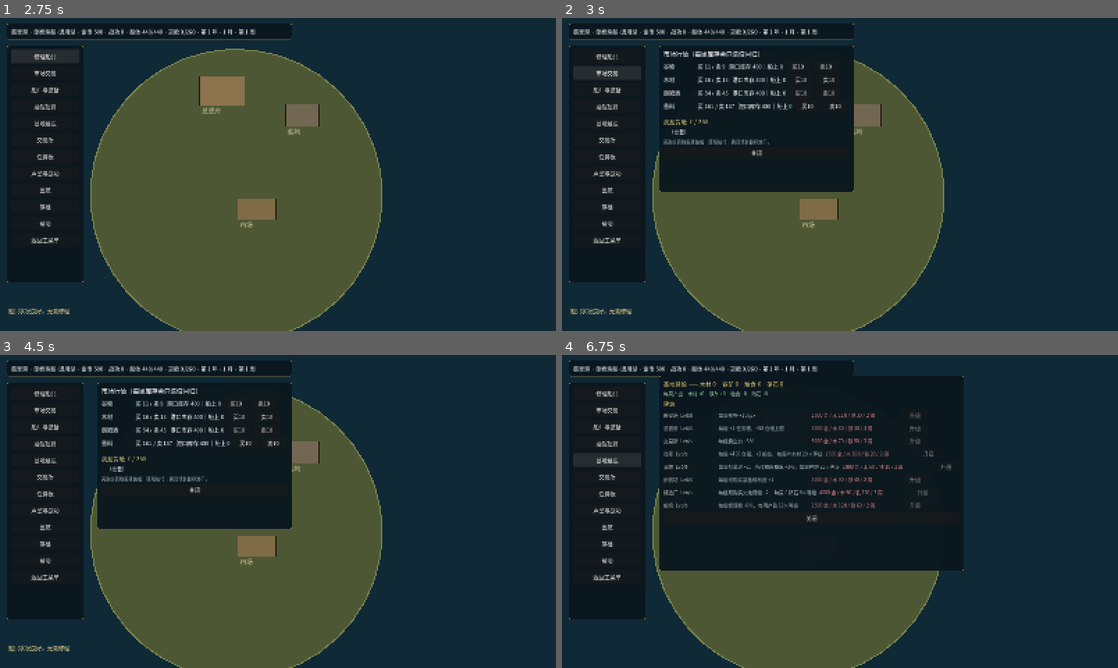
Above: before the commit, frames 1-4 (two rows, left to right).
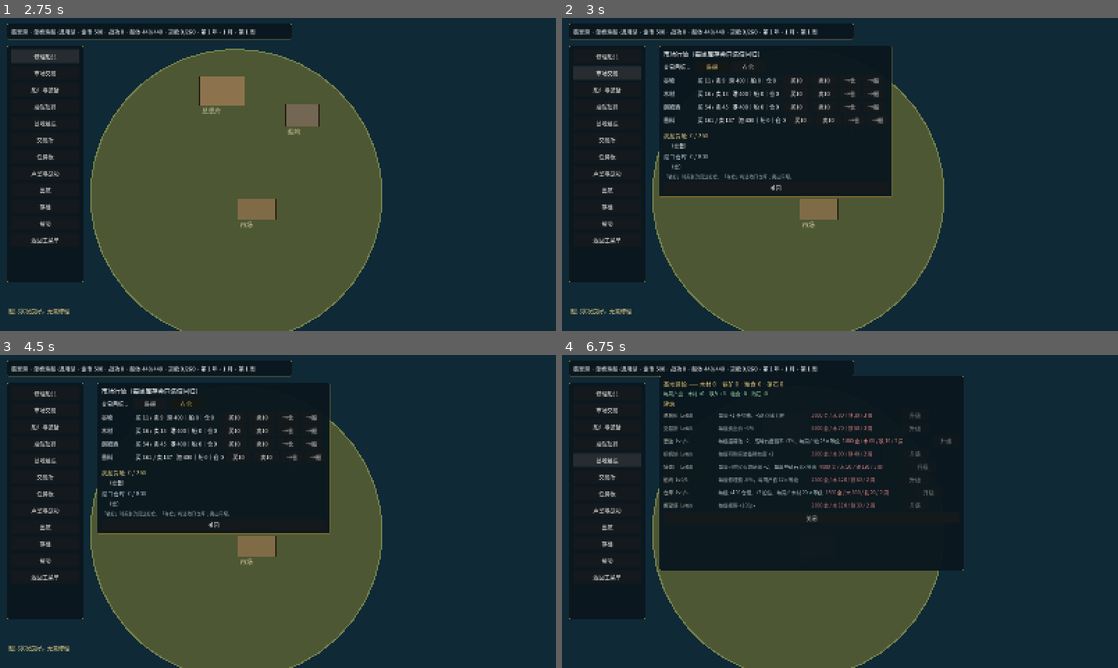
Above: after the commit, the same moments.

Repository: lucifermbbgh/OceanHero
Game: Godot game, scene res://scenes/main.tscn
The game is run twice, just before and just after one commit, with the same random seed, the same clock (stepped at 60 frames per second) and the same inputs.
Inputs (mouse positions are in pixels of both pictures, inside the frame that each line leads up to):
- Up to frame 1 (2.75 s): click "新游戏" at 0.5 s; tap Enter at 1.25 s; move the mouse to (400, 158) at 1.27 s; hold D (steer_right) 1.28-2 s; tap B at 1.35 s; click (400, 158) at 1.42 s; tap Space at 1.52 s; click "修理船只" at 2 s
- Up to frame 2 (3 s): click "市场交易" at 2.75 s
- Up to frame 3 (4.5 s): click (150, 405) at 3.5 s, where only the run after the commit has a clickable "装船"; click (189, 405) at 4.25 s, where only the run after the commit has a clickable "存仓"
- Up to frame 4 (6.75 s): click "船厂与装备" at 5 s; click "酒馆招募" at 5.75 s; click "基地建设" at 6.5 s

Frame 1 is identical in both runs. In frame 2, 5.7% of the frame differs, in the area x 17-60%, y 8-58%; in frame 3, 5.7%; in frame 4, 2.2%.

Commit message:
feat: 港口仓库 + 市场装船/存仓页签 + 换船载重校验
- GameState 新增 warehouse，容量 800+400×仓库等级，随存档保存
- 市场新增「装船/存仓」目标切换：买入去向、卖出来源都跟随目标
- 每行显示 港/船/仓 三方数量，并有 →仓 / →船 直接搬运 10 件
- 底部新增「我船货舱」「港口仓库」两个汇总区
- 换船：小船→大船平迁放行；超载时禁止换乘并提示所需卸货量
- 新增 17 项测试，集成 344 项全绿

Diff:
--- a/scripts/base/base_scene.gd
+++ b/scripts/base/base_scene.gd
@@ -339,6 +339,12 @@
 	_rebuild_market()
 	market_root.visible = true
 
+var market_target := "ship"   # ship = 装船，warehouse = 存仓
+
+func _toggle_market_target(t: String) -> void:
+	market_target = t
+	_rebuild_market()
+
 func _rebuild_market() -> void:
 	for c in market_list.get_children():
 		c.queue_free()
@@ -348,6 +354,27 @@
 	head.text = "市场行情（每周库存会向满值回归）"
 	head.add_theme_font_size_override("font_size", 18)
 	market_list.add_child(head)
+
+	# 交易目标页签：买入存到哪 / 卖出从哪拿
+	var tab_row := HBoxContainer.new()
+	tab_row.add_theme_constant_override("separation", 8)
+	market_list.add_child(tab_row)
+	var tl := Label.new()
+	tl.text = "交易目标："
+	tl.custom_minimum_size = Vector2(84, 0)
+	tab_row.add_child(tl)
+	var b_ship := Button.new()
+	b_ship.text = "装船" if market_target == "ship" else "装船"
+	b_ship.custom_minimum_size = Vector2(96, 34)
+	b_ship.modulate = Color(1.0, 0.92, 0.6) if market_target == "ship" else Color(1, 1, 1)
+	b_ship.pressed.connect(func(): _toggle_market_target("ship"))
+	tab_row.add_child(b_ship)
+	var b_wh := Button.new()
+	b_wh.text = "存仓"
+	b_wh.custom_minimum_size = Vector2(96, 34)
+	b_wh.modulate = Color(1.0, 0.92, 0.6) if market_target == "warehouse" else Color(1, 1, 1)
+	b_wh.pressed.connect(func(): _toggle_market_target("warehouse"))
+	tab_row.add_child(b_wh)
 	for id in [&"grain", &"timber", &"rum", &"spice"]:
 		var c: Resource = DataRegistry.get_commodity(id)
 		if c == null:
@@ -370,7 +397,8 @@
 		row.add_child(name_l)
 		var price_l := Label.new()
 		var have := int(GameState.cargo.get(id, 0))
-		price_l.text = "买 %d / 卖 %d   港口库存 %d｜船上 %d" % [bp, sp, stock, have]
+		var in_wh := int(GameState.warehouse.get(id, 0))
+		price_l.text = "买 %d / 卖 %d   港 %d｜船 %d｜仓 %d" % [bp, sp, stock, have, in_wh]
 		price_l.custom_minimum_size = Vector2(240, 0)
 		row.add_child(price_l)
 		var b_buy := Button.new()
@@ -382,8 +410,19 @@
 		var b_sell := Button.new()
 		b_sell.text = "卖10"
 		b_sell.custom_minimum_size = Vector2(72, 32)
-		b_sell.pressed.connect(func(): _sell(cid, 10, sp))
+		var spv := sp
+		b_sell.pressed.connect(func(): _sell(cid, 10, spv))
 		row.add_child(b_sell)
+		var b_to_wh := Button.new()
+		b_to_wh.text = "→仓"
+		b_to_wh.custom_minimum_size = Vector2(60, 32)
+		b_to_wh.pressed.connect(func(): _move_to_warehouse(cid))
+		row.add_child(b_to_wh)
+		var b_to_ship := Button.new()
+		b_to_ship.text = "→船"
+		b_to_ship.custom_minimum_size = Vector2(60, 32)
+		b_to_ship.pressed.connect(func(): _move_to_ship(cid))
+		row.add_child(b_to_ship)
 	# 船上货舱汇总：买的东西到底装在哪儿
 	var sep := HSeparator.new()
 	market_list.add_child(sep)
@@ -408,8 +447,29 @@
 		empty.text = "　（空载）"
 		empty.add_theme_font_size_override("font_size", 15)
 		market_list.add_child(empty)
+	var wh_head := Label.new()
+	wh_head.text = "港口仓库  %.0f / %.0f" % [GameState.warehouse_used(), float(GameState.warehouse_capacity())]
+	wh_head.add_theme_font_size_override("font_size", 17)
+	wh_head.add_theme_color_override("font_color", Color(0.72, 0.80, 0.86))
+	market_list.add_child(wh_head)
+	var wh_any := false
+	for id in [&"grain", &"timber", &"rum", &"spice"]:
+		var have_w := int(GameState.warehouse.get(id, 0))
+		if have_w <= 0:
+			continue
+		wh_any = true
+		var cw: Resource = DataRegistry.get_commodity(id)
+		var lw := Label.new()
+		lw.text = "　%s × %d" % [String(cw.display_name), have_w]
+		lw.add_theme_font_size_override("font_size", 15)
+		market_list.add_child(lw)
+	if not wh_any:
+		var empty_w := Label.new()
+		empty_w.text = "　（空）"
+		empty_w.add_theme_font_size_override("font_size", 15)
+		market_list.add_child(empty_w)
 	var tip := Label.new()
-	tip.text = "买到的货物直接装船，随船航行；卖货请到目标港口。"
+	tip.text = "「装船」时买到的货进船仓，「存仓」时进港口仓库；卖出同理。"
 	tip.add_theme_font_size_override("font_size", 13)
 	tip.add_theme_color_override("font_color", Color(0.65, 0.7, 0.72))
 	market_list.add_child(tip)
@@ -420,14 +480,54 @@
 	close.pressed.connect(func(): market_root.visible = false)
 	market_list.add_child(close)
 
+## 船 → 仓 转移
+func _move_to_warehouse(cid: StringName) -> void:
+	var c: Resource = DataRegistry.get_commodity(cid)
+	var have := int(GameState.cargo.get(cid, 0))
+	if have <= 0:
+		_log("船上没有该商品")
+		return
+	if GameState.warehouse_free() < float(c.volume):
+		_log("仓库空间不足")
+		return
+	var n := mini(10, mini(have, int(floor(GameState.warehouse_free() / float(c.volume)))))
+	if n <= 0:
+		return
+	GameState.remove_cargo(cid, n)
+	GameState.warehouse_add(cid, n)
+	_log("已移入仓库：%s × %d" % [c.display_name, n])
+	_rebuild_market()
+	_refresh()
+
+## 仓 → 船 转移
+func _move_to_ship(cid: StringName) -> void:
+	var c: Resource = DataRegistry.get_commodity(cid)
+	var have := int(GameState.warehouse.get(cid, 0))
+	if have <= 0:
+		_log("仓库里没有该商品")
+		return
+	if GameState.cargo_free() < float(c.volume):
+		_log("货舱空间不足")
+		return
+	var n := mini(10, mini(have, int(floor(GameState.cargo_free() / float(c.volume)))))
+	if n <= 0:
+		return
+	GameState.warehouse_remove(cid, n)
+	GameState.add_cargo(cid, n)
+	_log("已装上船：%s × %d" % [c.display_name, n])
+	_rebuild_market()
+	_refresh()
+
 func _buy(cid: StringName, amount: int, price: int) -> void:
 	var c: Resource = DataRegistry.get_commodity(cid)
 	var total := price * amount
 	if GameState.gold < total:
 		_log("金币不足，需要 %d 金" % total)
 		return
-	if GameState.cargo_free() < float(c.volume) * amount:
-		_log("货舱空间不足")
+	var to_wh := market_target == "warehouse"
+	var free_space := GameState.warehouse_free() if to_wh else GameState.cargo_free()
+	if free_space < float(c.volume) * amount:
+		_log("仓库空间不足" if to_wh else "货舱空间不足")
 		return
 	var port: Resource = DataRegistry.get_port(PORT_ID)
 	var stock := GameState.ensure_stock(PORT_ID, cid, int(port.max_stock))
@@ -436,20 +536,28 @@
 		return
 	GameState.add_gold(-total)
 	GameState.set_stock(PORT_ID, cid, stock - amount)
-	GameState.add_cargo(cid, amount)
-	_log("买入 %d %s，花费 %d 金" % [amount, c.display_name, total])
+	if to_wh:
+		GameState.warehouse_add(cid, amount)
+	else:
+		GameState.add_cargo(cid, amount)
+	_log("买入 %d %s（%s），花费 %d 金" % [amount, c.display_name,
+		"存入仓库" if to_wh else "装船", total])
 	_rebuild_market()
 	_refresh()
 
 func _sell(cid: StringName, amount: int, price: int) -> void:
-	var have := int(GameState.cargo.get(cid, 0))
+	var from_wh := market_target == "warehouse"
+	var have := int(GameState.warehouse.get(cid, 0)) if from_wh else int(GameState.cargo.get(cid, 0))
 	if have < amount:
-		_log("货舱里没有足够的该商品")
+		_log("仓库里没有足够的该商品" if from_wh else "货舱里没有足够的该商品")
 		return
 	var c: Resource = DataRegistry.get_commodity(cid)
 	var port: Resource = DataRegistry.get_port(PORT_ID)
 	var stock := GameState.ensure_stock(PORT_ID, cid, int(port.max_stock))
-	GameState.remove_cargo(cid, amount)
+	if from_wh:
+		GameState.warehouse_remove(cid, amount)
+	else:
+		GameState.remove_cargo(cid, amount)
 	GameState.set_stock(PORT_ID, cid, stock + amount)
 	GameState.add_gold(price * amount)
 	var margin := maxi(0, price * amount - int(c.base_price) * amount)
@@ -1357,6 +1465,11 @@
 	_refresh()
 
 func _swap_ship(index: int) -> void:
+	if GameState.swap_overload(index):
+		var other: Dictionary = GameState.ships_owned[index]
+		var cap := GameState.cargo_capacity_of(StringName(other.get("def_id", "")), StringName(other.get("variant", "standard")))
+		_log("货舱容量不足：当前货物 %.0f 单位，该船仅容 %d · 请先卸货到港口仓库或出售" % [GameState.cargo_used(), cap])
+		return
 	if not GameState.swap_to_owned(index):
 		_log("换乘失败")
 		return
--- a/scripts/core/game_state.gd
+++ b/scripts/core/game_state.gd
@@ -69,7 +69,8 @@
 var current_port: StringName = &"jadehaven"   # 当前船停靠/出发的港口
 
 # --- 货舱 ---
-var cargo: Dictionary = {}          # StringName -> int
+var cargo: Dictionary = {}          # StringName -> int（船上货舱）
+var warehouse: Dictionary = {}      # StringName -> int（母港仓库）
 
 # --- 世界 ---
 var current_map: int = 1
@@ -674,6 +675,9 @@
 func swap_to_owned(index: int, port_id: StringName = &"jadehaven") -> bool:
 	if index < 0 or index >= ships_owned.size():
 		return false
+	# 新船装不下当前货物则禁止换乘（船→大船平迁没问题，大→小会被拦）
+	if swap_overload(index):
+		return false
 	var other: Dictionary = ships_owned[index]
 	# 把当前船存回库存（停泊在换乘的港口）
 	ships_owned.append({
@@ -737,6 +741,58 @@
 
 func cargo_free() -> float:
 	return maxf(0.0, float(cargo_capacity()) - cargo_used())
+
+# ---------------- 港口仓库 ----------------
+
+func warehouse_capacity() -> int:
+	return 800 + 400 * building_level(&"warehouse")
+
+func warehouse_used() -> float:
+	var used := 0.0
+	for id in warehouse.keys():
+		var c := DataRegistry.get_commodity(id)
+		if c != null:
+			used += float(c.volume) * float(warehouse[id])
+	return used
+
+func warehouse_free() -> float:
+	return maxf(0.0, float(warehouse_capacity()) - warehouse_used())
+
+func warehouse_add(id: StringName, amount: int) -> int:
+	var c := DataRegistry.get_commodity(id)
+	if c == null or amount <= 0:
+		return 0
+	var can := int(floor(warehouse_free() / float(c.volume)))
+	var real := mini(amount, can)
+	if real > 0:
+		warehouse[id] = int(warehouse.get(id, 0)) + real
+		EventBus.cargo_changed.emit(cargo_used(), cargo_capacity())
+	return real
+
+func warehouse_remove(id: StringName, amount: int) -> int:
+	var have := int(warehouse.get(id, 0))
+	var real := mini(amount, have)
+	if real > 0:
+		warehouse[id] = have - real
+		if int(warehouse[id]) <= 0:
+			warehouse.erase(id)
+		EventBus.cargo_changed.emit(cargo_used(), cargo_capacity())
+	return real
+
+## 指定船型的载重（用于换船前的容量校验）
+func cargo_capacity_of(def_id: StringName, variant: StringName) -> int:
+	var d: Resource = DataRegistry.get_ship(def_id)
+	if d == null:
+		return 200
+	return int(StatsLib.compute(d, variant, equipped, assigned_crews()).get("cargo_capacity", 200))
+
+## 换乘到 ships_owned[index] 是否装不下当前货物
+func swap_overload(index: int) -> bool:
+	if index < 0 or index >= ships_owned.size():
+		return false
+	var other: Dictionary = ships_owned[index]
+	var cap := cargo_capacity_of(StringName(other.get("def_id", "")), StringName(other.get("variant", "standard")))
+	return cargo_used() > float(cap)
 
 func add_gold(delta: int) -> void:
 	gold = max(0, gold + delta)
@@ -813,6 +869,7 @@
 		},
 		"fleet": _fleet_to_array(),
 		"cargo": _cargo_to_dict(),
+		"warehouse": _cargo_to_dict_of(warehouse),
 		"world": {
 			"current_map": current_map, "pos_x": sea_position.x, "pos_y": sea_position.y,
 			"cleared": cleared_maps.duplicate(), "boss": boss_defeated.duplicate(),
@@ -822,6 +879,12 @@
 		"stats": {"kills": stat_kills, "bosses": stat_bosses, "cleared": game_cleared},
 		"port_stock": _nested_to_dict(port_stock),
 	}
+
+func _cargo_to_dict_of(d: Dictionary) -> Dictionary:
+	var out := {}
+	for k in d.keys():
+		out[String(k)] = int(d[k])
+	return out
 
 func from_dict(d: Dictionary) -> void:
 	var p: Dictionary = d.get("player", {})
@@ -875,6 +938,10 @@
 	sail_pct = float(s.get("sail_pct", 1.0))
 	rudder_pct = float(s.get("rudder_pct", 1.0))
 	crew_pct = float(s.get("crew_pct", 1.0))
+	warehouse.clear()
+	var wh: Dictionary = d.get("warehouse", {})
+	for k in wh.keys():
+		warehouse[StringName(k)] = int(wh[k])
 	cargo.clear()
 	var c: Dictionary = d.get("cargo", {})
 	for k in c.keys():
@@ -1021,6 +1088,7 @@
 	cannons_owned = [&"pound3_light"]
 	ships_owned.clear()
 	cargo.clear()
+	warehouse.clear()
 	current_map = 1
 	sea_position = Vector2.ZERO
 	cleared_maps.clear()
--- a/tests/integration/run.gd
+++ b/tests/integration/run.gd
@@ -26,6 +26,7 @@
 	await _test_buildings()
 	await _test_exchange()
 	await _test_cross_port()
+	await _test_warehouse()
 	await _test_interaction()
 	await _test_steering_stability()
 	await _test_auto_fire()
@@ -501,6 +502,67 @@
 	s.queue_free()
 	await _frames(2)
 
+# ---------------- 港口仓库 ----------------
+func _test_warehouse() -> void:
+	print("\n[港口仓库]")
+	GameState.reset_new_game()
+	GameState.warehouse.clear()
+	GameState.cargo.clear()
+
+	_ok(GameState.warehouse_capacity() > 0, "仓库有基础容量", "%d" % GameState.warehouse_capacity())
+	_ok(GameState.warehouse_used() == 0.0, "新档仓库为空")
+
+	var put: int = GameState.warehouse_add(&"grain", 30)
+	_ok(put == 30, "可以存入仓库", "put=%d" % put)
+	_ok(GameState.warehouse_used() > 0.0, "存仓后占用增加")
+	_ok(int(GameState.warehouse.get(&"grain", 0)) == 30, "仓库数量正确")
+
+	var took: int = GameState.warehouse_remove(&"grain", 10)
+	_ok(took == 10, "可以从仓库取出")
+	_ok(int(GameState.warehouse.get(&"grain", 0)) == 20, "取出后数量正确")
+
+	# 存满后拒绝
+	GameState.warehouse.clear()
+	var huge: int = GameState.warehouse_add(&"grain", 999999)
+	_ok(GameState.warehouse_free() < 10.0, "仓库会存满", "free=%.0f" % GameState.warehouse_free())
+	_ok(huge > 0, "存满前可存入", "put=%d" % huge)
+
+	# 存档往返
+	GameState.warehouse.clear()
+	GameState.warehouse_add(&"rum", 12)
+	var snap: Dictionary = GameState.to_dict()
+	GameState.reset_new_game()
+	GameState.from_dict(snap)
+	_ok(int(GameState.warehouse.get(&"rum", 0)) == 12, "仓库内容可存档还原",
+		"rum=%d" % int(GameState.warehouse.get(&"rum", 0)))
+
+	# 换船：装不下则禁止
+	GameState.reset_new_game()
+	GameState.cargo.clear()
+	GameState.warehouse.clear()
+	var big_cap: int = GameState.cargo_capacity()
+	_ok(GameState.add_cargo(&"grain", 40) == 40, "先装一批货")
+	# 造一艘小船放到库存
+	GameState.ships_owned.clear()
+	GameState.ships_owned.append({"def_id": "fishing_sloop", "variant": "standard",
+		"station_port": "jadehaven", "hull_hp": -1.0, "sail_pct": 1.0,
+		"rudder_pct": 1.0, "crew_pct": 1.0, "equipped": {}, "cannon_id": "pound3_light"})
+	var small_cap: int = GameState.cargo_capacity_of(&"fishing_sloop", &"standard")
+	_ok(small_cap < big_cap or GameState.cargo_used() <= float(small_cap),
+		"小船载重已取出", "%d vs %d" % [small_cap, big_cap])
+	if GameState.cargo_used() > float(small_cap):
+		_ok(GameState.swap_overload(0), "货物超过小船载重时标记为不可换乘")
+		_ok(not GameState.swap_to_owned(0), "超载时换船被拒绝")
+	else:
+		_ok(true, "当前货物未超小船载重（跳过超载用例）")
+		_ok(true, "跳过")
+
+	# 卸载后可以换
+	GameState.cargo.clear()
+	_ok(not GameState.swap_overload(0), "卸空货舱后可以换小船")
+	_ok(GameState.swap_to_owned(0), "换船成功")
+	_ok(String(GameState.ship_def_id) == "fishing_sloop", "已换到小船")
+
 # ---------------- 锁定与互动 ----------------
 func _test_interaction() -> void:
 	print("\n[锁定与互动]")
@@ -809,7 +871,10 @@
 		if e.get("is_boss"):
 			continue
 		# 用 home_pos（出生点快照）判定，避免单位已经开动后距离变小造成误判
-		if e.home_pos.distance_to(s3.player.global_position) < s3.PLAYER_SAFE_RADIUS - 1.0:
+		var spawn_at: Variant = e.get("home_pos")
+		if spawn_at == null:
+			spawn_at = e.global_position
+		if Vector2(spawn_at).distance_to(s3.player.global_position) < s3.PLAYER_SAFE_RADIUS - 1.0:
 			too_close += 1
 	_ok(too_close == 0, "没有单位刷在玩家安全区内", "越界=%d" % too_close)
 
Binary file added: docs/screenshots/35-market-warehouse.png
Not shown, changed: docs/02-systems-design.md
Not shown, changed: docs/06-design-changelog.md
Not shown, changed: docs/09-playtest-record.md
